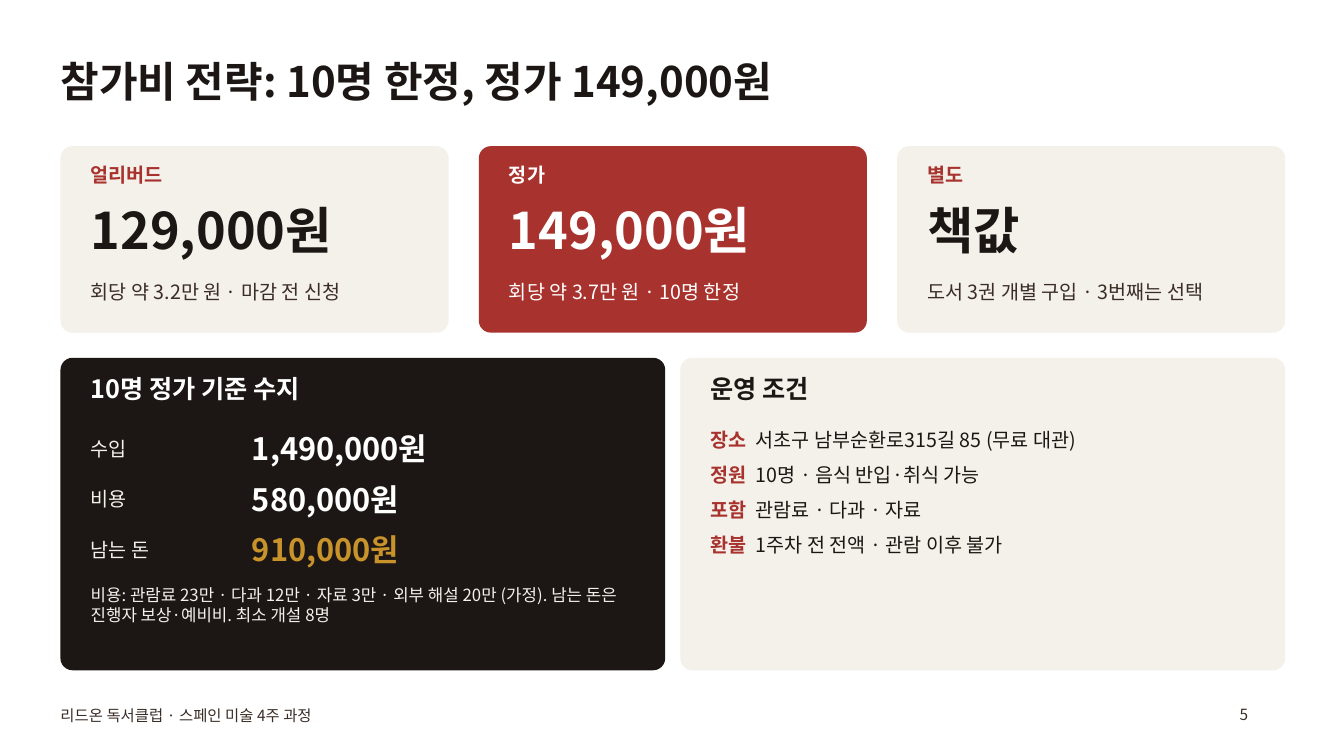
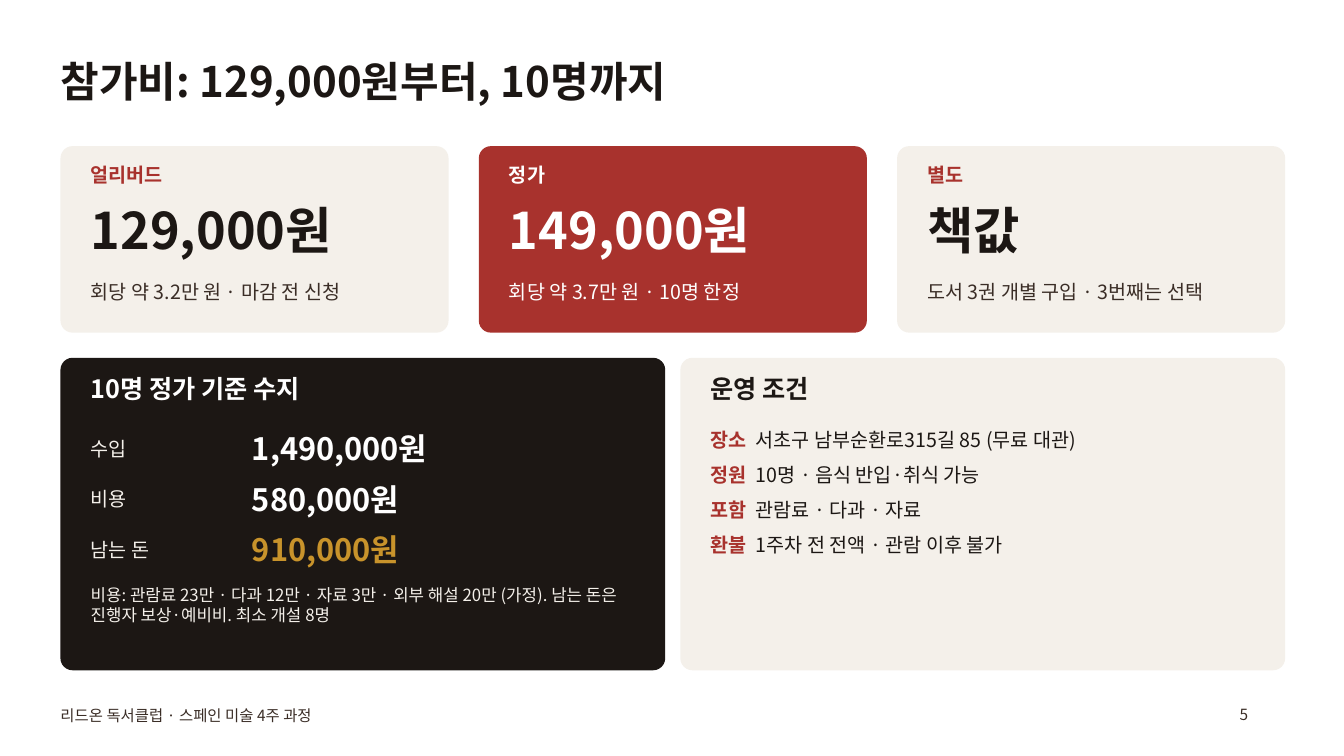
Before and after one commit to hyunjuwork-7923/-, a slide deck: slide 5 of deck/readon_spain_art_club.pptx. Drawn at 1344x756 pixels with LibreOffice and Linux fonts; fonts in the diff are those of the drawing. Boxes give left, top, right and bottom in pixels: in the first picture for what was removed or moved away, otherwise in the second. Text is boxed around its words. In the diff, an @@ line names an element or a change of style, - is before the commit and + after.

```diff
--- a/deck/readon_spain_art_club.pptx
+++ b/deck/readon_spain_art_club.pptx
@@ title at <box>60,61,666,106</box>: text changed @@
-참가비 전략: 10명 한정, 정가 149,000원
+참가비: 129,000원부터, 10명까지
```
Also in this commit, not shown: 4 other slides changed, 2 other files.
